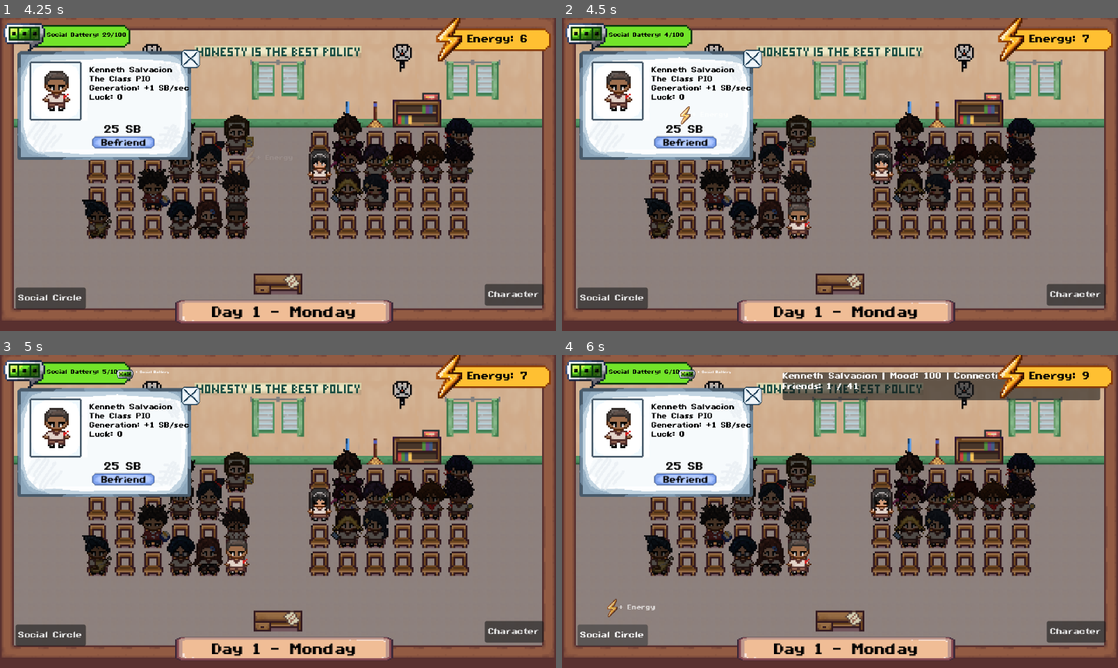
Above: before the commit, frames 1-4 (two rows, left to right).
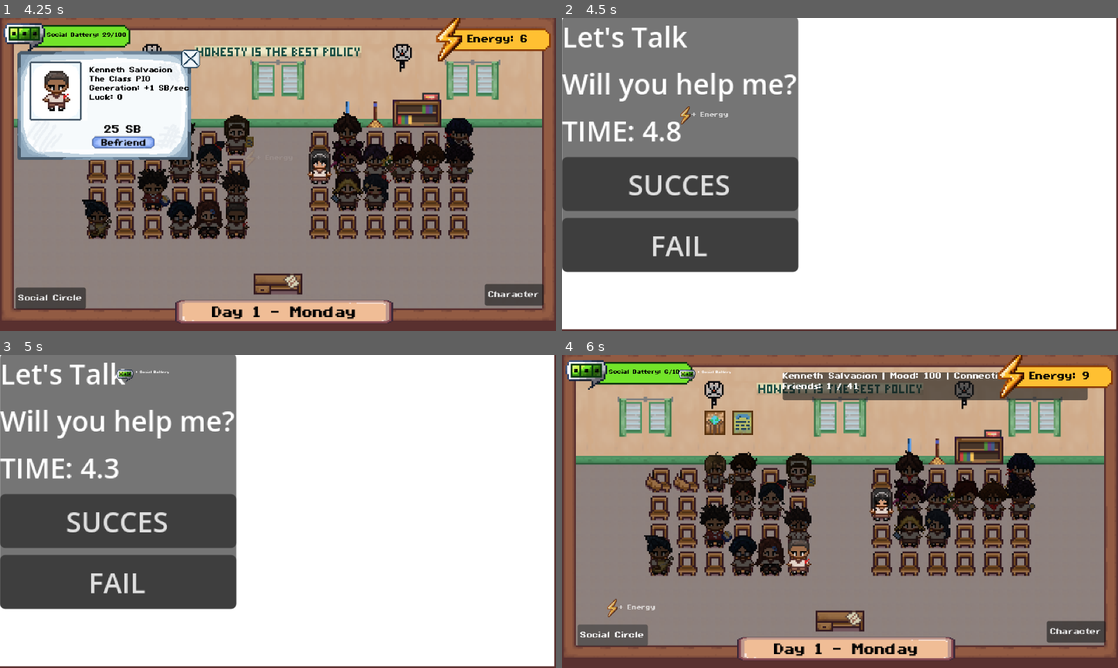
Above: after the commit, the same moments.

Repository: AzeOcram/checkpoint-gamejam
Game: Godot game, scene res://scenes/main/main.tscn
Same seed, same stepped clock (60 frames per second), same inputs: the game is played once before the commit and once after it.
Inputs (mouse positions are in pixels of both pictures, inside the frame that each line leads up to):
- Up to frame 1 (4.25 s): click (5, 74) at 0.52 s; tap Enter at 1.25 s; move the mouse to (400, 158) at 1.27 s; press the mouse at (400, 158) at 1.28 s; tap Space at 2 s; move the mouse to (166, 190) at 2.02 s; release the mouse at (166, 190) at 2.03 s; hold S 2.03-2.78 s; click (166, 190) at 2.1 s; move the mouse to (333, 105) at 2.77 s; press the mouse at (333, 105) at 2.78 s; move the mouse to (250, 237) at 3.52 s; release the mouse at (250, 237) at 3.53 s; click (250, 237) at 3.6 s
- Up to frame 2 (4.5 s): click (684, 143) at 4.25 s
- Up to frame 3 (5 s): no input
- Up to frame 4 (6 s): click (678, 520) at 5 s, where only the run after the commit has a clickable "SUCCES"; click "Social Circle" at 5.75 s

Frame 1 is identical in both runs. In frame 2, 98% of the frame differs, in the area x 0-100%, y 0-100%; in frame 3, 97%; in frame 4, 11%.

Commit message:
fix(friend_qte): added recruitment and fixed friendqte

Diff:
--- a/resources/friends/friend_data.gd
+++ b/resources/friends/friend_data.gd
@@ -12,7 +12,7 @@
 
 # Friend stats
 @export var mood: int = 100
-@export var connection: int = 100
+@export var connection: int = 0
 @export var social_battery_generation: int = 1
 @export var luck: int = 0
 
@@ -28,3 +28,9 @@
 
 # Map
 @export var map_position_index: int = 0
+
+#QTE
+# Recruitment QTE
+@export var recruitment_qte_title: String = "Let's Talk"
+@export_multiline var recruitment_qte_description: String = "Will you help me?"
+@export var recruitment_qte_duration: float = 5.0
--- a/scenes/main/main.tscn
+++ b/scenes/main/main.tscn
@@ -17,6 +17,7 @@
 [ext_resource type="PackedScene" uid="uid://dn1fwhj4kf13w" path="res://scenes/qte/event_qte_system.tscn" id="13_raeie"]
 [ext_resource type="AudioStream" uid="uid://dn0y248f3pp8j" path="res://assets/audio/checkpoint_bgm_v1.ogg" id="14_raeie"]
 [ext_resource type="PackedScene" uid="uid://csfdcauwigc5m" path="res://scenes/main/day_system.tscn" id="16_nvumn"]
+[ext_resource type="Script" uid="uid://cbms81ymqljp6" path="res://scripts/qte/qte_queue_manager.gd" id="17_necax"]
 [ext_resource type="PackedScene" uid="uid://b8y10xrbjdsct" path="res://scenes/main/day_intro_cutscene.tscn" id="18_ou6is"]
 
 [node name="Main" type="Control" unique_id=487311497]
@@ -92,9 +93,14 @@
 [node name="FriendQTEManager" type="Node" parent="Systems" unique_id=466463394]
 script = ExtResource("11_7smn1")
 
-[node name="EventQTESystem" parent="Systems" unique_id=492177173 instance=ExtResource("13_raeie")]
+[node name="EventQTESystem" parent="Systems" unique_id=492177173 node_paths=PackedStringArray("recruitment_system", "qte_queue_manager") instance=ExtResource("13_raeie")]
+recruitment_system = NodePath("../RecruitmentSystem")
+qte_queue_manager = NodePath("../QTEQueueManager")
 
 [node name="DaySystem" parent="Systems" unique_id=2092449202 instance=ExtResource("16_nvumn")]
+
+[node name="QTEQueueManager" type="Node" parent="Systems" unique_id=1351408866]
+script = ExtResource("17_necax")
 
 [node name="BGM" type="AudioStreamPlayer2D" parent="." unique_id=304929106]
 stream = ExtResource("14_raeie")
--- /dev/null
+++ b/scenes/qte/friend_recruitment_qte.tscn
@@ -0,0 +1,42 @@
+[gd_scene format=3 uid="uid://ckuku65i6hhxb"]
+
+[ext_resource type="Script" uid="uid://cvdtj2e63a8or" path="res://scripts/friends/friend_recruitment_qte.gd" id="1_hlhlb"]
+
+[node name="FriendQTE" type="Control" unique_id=1755739529]
+layout_mode = 3
+anchors_preset = 15
+anchor_right = 1.0
+anchor_bottom = 1.0
+grow_horizontal = 2
+grow_vertical = 2
+script = ExtResource("1_hlhlb")
+
+[node name="Overlay" type="ColorRect" parent="." unique_id=2023605989]
+layout_mode = 0
+offset_right = 319.0
+offset_bottom = 180.0
+
+[node name="Panel" type="PanelContainer" parent="Overlay" unique_id=408415133]
+layout_mode = 0
+offset_right = 40.0
+offset_bottom = 40.0
+
+[node name="Content" type="VBoxContainer" parent="Overlay/Panel" unique_id=157896935]
+layout_mode = 2
+
+[node name="TitleLabel" type="Label" parent="Overlay/Panel/Content" unique_id=2100446417]
+layout_mode = 2
+
+[node name="DescriptionLabel" type="Label" parent="Overlay/Panel/Content" unique_id=1103777907]
+layout_mode = 2
+
+[node name="TimerLabel" type="Label" parent="Overlay/Panel/Content" unique_id=720696358]
+layout_mode = 2
+
+[node name="SuccessButton" type="Button" parent="Overlay/Panel/Content" unique_id=2062045707]
+layout_mode = 2
+text = "SUCCES"
+
+[node name="FailButton" type="Button" parent="Overlay/Panel/Content" unique_id=1678413691]
+layout_mode = 2
+text = "FAIL"
--- a/scripts/friends/friend.gd
+++ b/scripts/friends/friend.gd
@@ -1,3 +1,4 @@
+
 extends Control
 class_name FriendNode
 
@@ -35,7 +36,7 @@
 		data.friend_name,
 		" mood timer started: ",
 		check_timer.wait_time,
-		" sec | decrease rate: ",
+		" sec | mood decrease: ",
 		data.mood_decrease_rate
 	)
 
@@ -47,36 +48,23 @@
 		return
 
 	print(
-		data.friend_name,
-		" mood timer fired! Random check..."
+		"========== FRIEND QTE TRIGGERED =========="
 	)
+	print("Friend: ", data.friend_name)
 
-	var roll := randf()
-
-	print(
-		"Roll: ",
-		roll,
-		" <= ",
-		data.mood_decrease_rate,
-		" ?"
-	)
-
-	if roll <= data.mood_decrease_rate:
-		trigger_mood_decrease()
-	else:
-		print("No QTE this cycle.")
-		start_mood_timer()
+	trigger_mood_decrease()
 
 
 func trigger_mood_decrease() -> void:
-	print("========== FRIEND QTE TRIGGERED ==========")
-	print("Friend: ", data.friend_name)
-
 	check_timer.stop()
 
 	print("Emitting request_friend_qte...")
 	request_friend_qte.emit(self)
 
 
+func pause_monitoring() -> void:
+	check_timer.stop()
+
+
 func resume_monitoring() -> void:
 	start_mood_timer()
--- a/scripts/friends/friend_map.gd
+++ b/scripts/friends/friend_map.gd
@@ -37,9 +37,22 @@
 		20
 	)
 	friend_info_panel.z_index = 100
-
+	if recruitment_system:
+		recruitment_system.friend_recruited.connect(_on_friend_recruited)
 	spawn_friends()
 
+func _on_friend_recruited(friend_node: FriendNode) -> void:
+	var friend_data: FriendData = friend_node.data
+
+	SFX.play(&"purchase")
+	print("Successfully recruited: ", friend_data.friend_name)
+
+	update_friend_visual(friend_data)
+
+	# Refresh the panel if this friend is currently selected.
+	if selected_friend != null and selected_friend.data == friend_data:
+		friend_info_panel.setup(friend_data)
+		friend_info_panel.set_buyable(false)
 
 func spawn_friends() -> void:
 	if friend_collection == null:
@@ -113,25 +126,25 @@
 	update_buy_button()
 
 
+
 func _on_buy_friend_requested(friend_data: FriendData) -> void:
 	if recruitment_system == null:
 		push_error("RecruitmentSystem not found!")
 		return
 
-	var friend_instance: FriendNode = recruitment_system.recruit_friend(friend_data)
+	if recruitment_system.recruitment_in_progress:
+		return
 
-	if friend_instance == null:
+	if not recruitment_system.can_recruit(friend_data):
 		SFX.play(&"cant_afford")
 		return
 
-	SFX.play(&"purchase")
-	print("Successfully recruited: ", friend_data.friend_name)
+	# Start the recruitment QTE.
+	recruitment_system.recruit_friend(friend_data)
 
-	update_friend_visual(friend_data)
-
-	friend_info_panel.setup(friend_data)
-	friend_info_panel.set_buyable(false)
-
+	# Close the panel while the recruitment QTE is active.
+	friend_info_panel.hide()
+	selected_friend = null
 
 func update_friend_visual(friend_data: FriendData) -> void:
 	for child in get_children():
--- a/scripts/friends/friend_qte_manager.gd
+++ b/scripts/friends/friend_qte_manager.gd
@@ -1,25 +1,21 @@
+
 extends Node
 class_name FriendQTEManager
 
 
 const FRIEND_QTE_SCENE = preload("res://scenes/qte/friend_qte.tscn")
+signal qte_finished
+
+
+@onready var qte_queue_manager: QTEQueueManager = get_node("../QTEQueueManager")
 
 
 func _on_friend_request_qte(friend_node: FriendNode) -> void:
-	print("========== SPAWNING FRIEND QTE ==========")
+	print("========== QUEUING FRIEND QTE ==========")
 	print("Friend: ", friend_node.data.friend_name)
 
-	var qte_instance := FRIEND_QTE_SCENE.instantiate() as FriendQTE
-
-	if qte_instance == null:
-		push_error("friend_qte.tscn does not contain a FriendQTE!")
-		return
-
-	get_tree().root.add_child(qte_instance)
-
-	qte_instance.finished.connect(
-		_on_qte_finished.bind(friend_node)
-	)
+	# Prevent another request from this friend while waiting.
+	friend_node.pause_monitoring()
 
 	var qte_data := QTEData.new()
 
@@ -27,39 +23,46 @@
 	qte_data.description = "Respond quickly to help them!"
 	qte_data.duration = 5.0
 
-	qte_instance.start(qte_data)
+	qte_queue_manager.enqueue_qte(
+		FRIEND_QTE_SCENE,
+		qte_data,
+		_on_qte_finished.bind(friend_node),
+		friend_node.data
+	)
 
 
 func _on_qte_finished(
 	result: QTEData.Result,
 	friend_node: FriendNode
 ) -> void:
+	if not is_instance_valid(friend_node):
+		return
+	qte_finished.emit()
 
 	if result == QTEData.Result.SUCCESS:
 		friend_node.data.mood = min(
-			friend_node.data.mood + 1,
+			friend_node.data.mood + friend_node.data.mood_decrease_rate,
 			100
 		)
 
 		friend_node.data.connection = min(
-			friend_node.data.connection + 1,
+			friend_node.data.connection + friend_node.data.connection_gain,
 			100
 		)
 
-		print(
-			friend_node.data.friend_name,
-			" QTE SUCCESS!"
-		)
+		print(friend_node.data.friend_name, " QTE SUCCESS!")
 
 	else:
-		friend_node.data.connection = max(
-			friend_node.data.connection - 1,
+		friend_node.data.mood = max(
+			friend_node.data.mood - friend_node.data.mood_decrease_rate,
 			0
 		)
 
-		print(
-			friend_node.data.friend_name,
-			" QTE FAILED!"
+		friend_node.data.connection = max(
+			friend_node.data.connection - friend_node.data.connection_gain,
+			0
 		)
 
+		print(friend_node.data.friend_name, " QTE FAILED!")
+
 	friend_node.resume_monitoring()
--- /dev/null
+++ b/scripts/friends/friend_recruitment_qte.gd
@@ -0,0 +1,13 @@
+extends FriendQTE
+class_name FriendRecruitmentQTE
+
+
+func start_recruitment(data: FriendData) -> void:
+	friend_data = null
+
+	var qte_data := QTEData.new()
+	qte_data.title = data.recruitment_qte_title
+	qte_data.description = data.recruitment_qte_description
+	qte_data.duration = data.recruitment_qte_duration
+
+	start(qte_data)
--- a/scripts/friends/recruitment_system.gd
+++ b/scripts/friends/recruitment_system.gd
@@ -13,6 +13,9 @@
 
 
 # Friend scene used as the template for every recruited friend.
+const FRIEND_RECRUITMENT_QTE_SCENE = preload(
+	"res://scenes/qte/friend_recruitment_qte.tscn"
+)
 const FRIEND_SCENE = preload("res://scenes/friends/friend.tscn")
 
 
@@ -22,12 +25,15 @@
 
 # Stores all currently recruited FriendNode instances.
 var friends: Array[FriendNode] = []
+var recruitment_in_progress: bool = false
 
 
 # Reference to the Social Battery system.
 @onready var social_battery_system = get_node("../SocialBatterySystem")
 
 @onready var qte_manager = get_node("../FriendQTEManager")
+
+@onready var qte_queue_manager: QTEQueueManager = get_node("../QTEQueueManager")
 
 
 func _ready() -> void:
@@ -81,33 +87,77 @@
 # Returns the newly created FriendNode if successful.
 # Returns null if the player cannot afford the friend
 # or the friend has already been recruited.
+
+# Attempts to recruit a specific friend.
+#
+# The friend is only recruited after the recruitment QTE finishes.
+
 func recruit_friend(friend_data: FriendData) -> FriendNode:
 	if friend_data == null:
 		return null
 
-	# Already recruited.
-	if friend_data.unlocked:
+	if recruitment_in_progress:
 		return null
 
-	# Check whether the player can afford this specific friend.
-	if not social_battery_system.spend(friend_data.recruitment_cost):
+	if not can_recruit(friend_data):
 		return null
 
-	# Mark the friend as recruited.
+	recruitment_in_progress = true
+
+	var qte_data := QTEData.new()
+	qte_data.title = friend_data.recruitment_qte_title
+	qte_data.description = friend_data.recruitment_qte_description
+	qte_data.duration = friend_data.recruitment_qte_duration
+
+	qte_queue_manager.enqueue_qte(
+		FRIEND_RECRUITMENT_QTE_SCENE,
+		qte_data,
+		_on_recruitment_qte_finished.bind(friend_data)
+	)
+
+	# The friend is created after the QTE finishes.
+	return null
+
+
+# Handles the result of the one-time recruitment QTE.
+func _on_recruitment_qte_finished(
+	result: QTEData.Result,
+	friend_data: FriendData
+) -> void:
+	recruitment_in_progress = false
+
+	if friend_data == null or friend_data.unlocked:
+		return
+
+	# Spend Social Battery only after the QTE finishes.
+	if not social_battery_system.spend(friend_data.recruitment_cost):
+		print("Not enough Social Battery to recruit ", friend_data.friend_name)
+		return
+
+	# Set initial connection based on the recruitment QTE result.
+	if result == QTEData.Result.SUCCESS:
+		friend_data.connection = friend_data.connection_gain
+	else:
+		friend_data.connection = 0
+
+	# Create and register the recruited friend.
+	_complete_recruitment(friend_data)
+
+
+# Creates the FriendNode after recruitment is accepted.
+func _complete_recruitment(friend_data: FriendData) -> FriendNode:
 	friend_data.unlocked = true
 
 	var friend_instance: FriendNode = FRIEND_SCENE.instantiate()
 
-# Connect the QTE signal before adding the friend.
+	# Connect the normal, random Friend QTE signal.
 	if qte_manager:
 		friend_instance.request_friend_qte.connect(
 			qte_manager._on_friend_request_qte
 		)
 
-	# Add the friend to the scene tree.
 	add_child(friend_instance)
 
-	# Now setup() will see that the node is ready.
 	friend_instance.setup(friend_data)
 
 	friends.append(friend_instance)
@@ -115,6 +165,13 @@
 	# Tell other systems that a friend was recruited.
 	friend_recruited.emit(friend_instance)
 
+	print(
+		"RECRUITED: ",
+		friend_data.friend_name,
+		" | Initial connection: ",
+		friend_data.connection
+	)
+
 	return friend_instance
 
 
--- a/scripts/qte/event_qte_system.gd
+++ b/scripts/qte/event_qte_system.gd
@@ -1,17 +1,19 @@
+
 extends Node
 class_name EventQTESystem
 
 
-# This is set in the Main scene
+# These are set in the Main scene.
 @export var recruitment_system: Node
+@export var qte_queue_manager: QTEQueueManager
 
 
-@onready var timer: Node = $Timer
+@onready var timer: Timer = $Timer
 
 
 var qte_list = QTEList.new().qte_list
+var event_qte_pending: bool = false
 
-var active_qte: BaseQTE = null
 
 # Utils
 func friends_amount() -> int:
@@ -40,24 +42,30 @@
 # Start the cycle
 func _ready() -> void:
 	print("========== EVENT QTE SYSTEM READY ==========")
+
+	if qte_queue_manager == null:
+		push_error("QTEQueueManager is not assigned in EventQTESystem!")
+
 	set_next_qte_cycle()
 
 
-# Update player progress score and start timer with new interval
+# Update player progress score and start timer with new interval.
 func set_next_qte_cycle() -> void:
 	print("set_next_qte_cycle() called")
 
-	if active_qte != null:
-		print("QTE cycle blocked: active_qte already exists")
+	if event_qte_pending:
+		print("Event QTE cycle blocked: an event is pending.")
 		return
 
 	update_progress()
 
 	print("Player progress score: ", Player.progress_score)
-	print("Calculated QTE interval: ", calculate_interval())
+
+	var interval := calculate_interval()
+	print("Calculated QTE interval: ", interval)
 	print("Starting QTE timer...")
 
-	timer.start(calculate_interval())
+	timer.start(interval)
 
 	print("Timer started. Timer time_left: ", timer.time_left)
 
@@ -67,7 +75,7 @@
 	spawn_random_qte()
 
 
-# Currently directly updating player's fields
+# Currently directly updating player's fields.
 func update_progress() -> void:
 	print("update_progress() called")
 
@@ -83,17 +91,26 @@
 	print("Play time factor: ", play_time_factor)
 	print("Friends factor: ", friends_factor)
 
-	Player.progress_score = clamp(play_time_factor + friends_factor, 0.0, 1.0)
+	Player.progress_score = clamp(
+		play_time_factor + friends_factor,
+		0.0,
+		1.0
+	)
 
 	print("Updated progress score: ", Player.progress_score)
 
 
-# Spawn a random QTE
+# Queue a random event QTE.
 func spawn_random_qte() -> void:
 	print("spawn_random_qte() called")
 
-	if active_qte != null:
-		print("QTE spawn blocked: active_qte already exists")
+	if event_qte_pending:
+		print("Event QTE request blocked: one is already pending.")
+		return
+
+	if qte_queue_manager == null:
+		push_error("Cannot queue event QTE: QTEQueueManager is missing!")
+		set_next_qte_cycle()
 		return
 
 	if qte_list.is_empty():
@@ -108,43 +125,36 @@
 
 	print("Selected QTE: ", qte_data.title)
 
-	# Reserve the slot so the timer can't spawn a second QTE during the intro.
-	active_qte = qte_scene.instantiate()
+	# Reserve the event slot while it waits and plays.
+	event_qte_pending = true
 
-	var intro := QTEStartingScreen.new_screen()
-	get_tree().root.add_child(intro)
-	await intro.play(qte_data)
-
-	print("QTE instantiated")
-
-	active_qte.finished.connect(on_qte_finish)
-	print("Connected QTE finished signal")
-
-	get_tree().root.add_child(active_qte)
-	print("QTE added to scene tree")
-
-	active_qte.start(qte_data)
-	print("QTE started")
+	qte_queue_manager.enqueue_qte(
+		qte_scene,
+		qte_data,
+		on_qte_finish,
+		null,
+		true
+	)
 
 
-# Connects to BaseQTE's finished signal
+# Called when the event QTE finishes.
 func on_qte_finish(result: QTEData.Result) -> void:
 	print("========== EVENT QTE FINISHED ==========")
 	print("QTE result: ", result)
 
 	if result == QTEData.Result.SUCCESS:
-		# Grant energy
-		var energy_reward = lerp(20, 50, Player.progress_score)
+		# Grant energy.
+		var energy_reward = lerp(20.0, 50.0, Player.progress_score)
 		Player.energy += energy_reward
 
 		print("QTE SUCCESS - Energy gained: ", energy_reward)
 	else:
-		# Deduct HP
+		# Deduct HP.
 		Player.take_damage(1)
 
 		print("QTE FAILURE - HP lost. Current HP: ", Player.hp)
 
-	active_qte = null
-	print("Active QTE cleared")
+	event_qte_pending = false
+	print("Event QTE cleared")
 
 	set_next_qte_cycle()
--- /dev/null
+++ b/scripts/qte/qte_queue_manager.gd
@@ -0,0 +1,94 @@
+
+extends Node
+class_name QTEQueueManager
+
+
+var qte_queue: Array[Dictionary] = []
+var active_qte: BaseQTE = null
+
+
+# Adds a QTE request to the queue.
+func enqueue_qte(
+	qte_scene: PackedScene,
+	qte_data: QTEData,
+	on_finished: Callable = Callable(),
+	friend_data: FriendData = null,
+	show_intro: bool = false
+) -> void:
+	if qte_scene == null or qte_data == null:
+		push_error("Cannot queue a QTE without a scene and QTEData.")
+		return
+
+	qte_queue.append({
+		"scene": qte_scene,
+		"data": qte_data,
+		"callback": on_finished,
+		"friend_data": friend_data,
+		"show_intro": show_intro
+	})
+
+	print("QTE queued. Waiting: ", qte_queue.size())
+
+	_start_next_qte()
+
+
+# Starts the next QTE only if none is currently active.
+func _start_next_qte() -> void:
+	if is_instance_valid(active_qte):
+		return
+
+	if qte_queue.is_empty():
+		return
+
+	var request: Dictionary = qte_queue.pop_front()
+
+	var qte_instance := request["scene"].instantiate() as BaseQTE
+
+	if qte_instance == null:
+		push_error("Queued scene does not contain a BaseQTE!")
+		call_deferred("_start_next_qte")
+		return
+
+	# Reserve the active slot before showing the intro.
+	active_qte = qte_instance
+
+	if qte_instance is FriendQTE:
+		qte_instance.friend_data = request["friend_data"]
+
+	# Only event QTEs request the intro screen.
+	if request["show_intro"]:
+		var intro := QTEStartingScreen.new_screen()
+		get_tree().root.add_child(intro)
+		await intro.play(request["data"])
+
+	# The QTE remains the active one while the intro plays.
+	if not is_instance_valid(qte_instance):
+		active_qte = null
+		call_deferred("_start_next_qte")
+		return
+
+	qte_instance.finished.connect(
+		_on_active_qte_finished.bind(request["callback"])
+	)
+
+	get_tree().root.add_child(qte_instance)
+	qte_instance.start(request["data"])
+
+	print("QTE started: ", request["data"].title)
+
+
+# Called when the active QTE finishes.
+func _on_active_qte_finished(
+	result: QTEData.Result,
+	callback: Callable
+) -> void:
+	var finished_qte := active_qte
+	active_qte = null
+
+	if callback.is_valid():
+		callback.call(result)
+
+	if is_instance_valid(finished_qte):
+		finished_qte.queue_free()
+
+	call_deferred("_start_next_qte")
Not shown, added: scripts/friends/friend_recruitment_qte.gd.uid
Not shown, added: scripts/qte/qte_queue_manager.gd.uid
